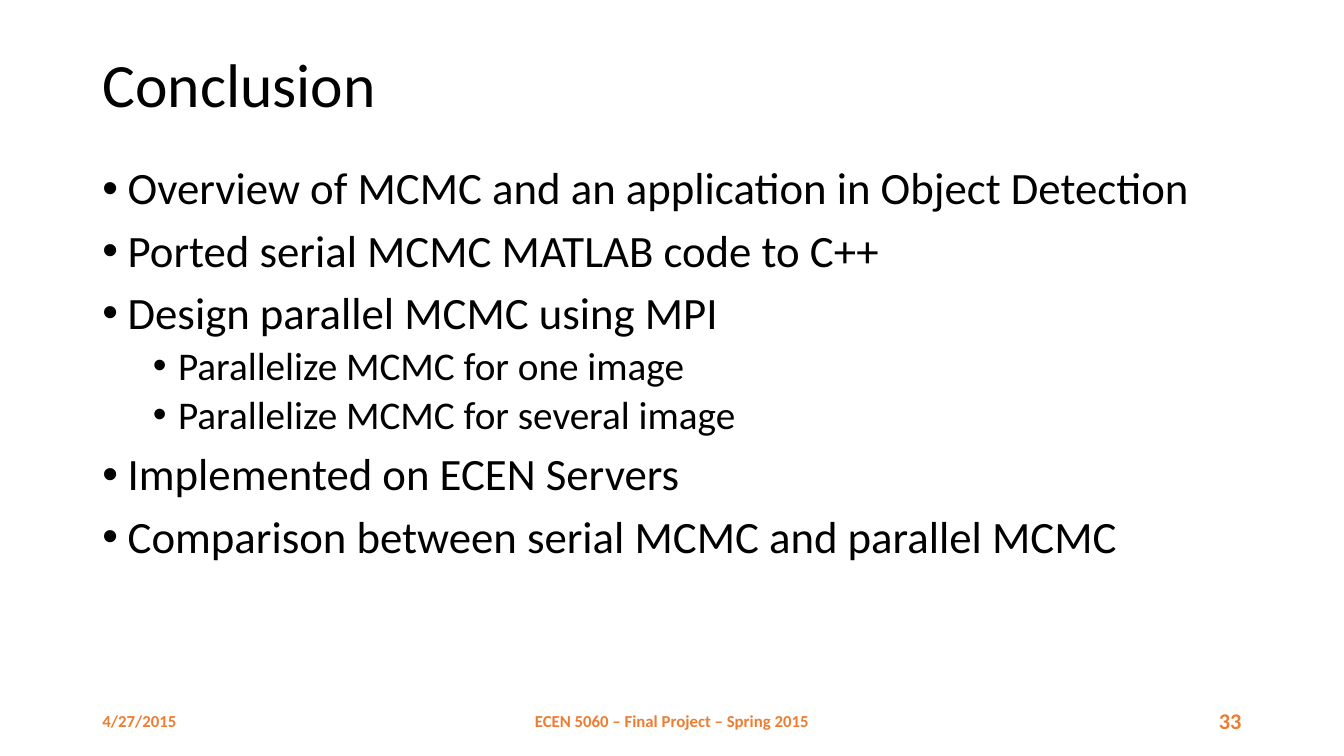
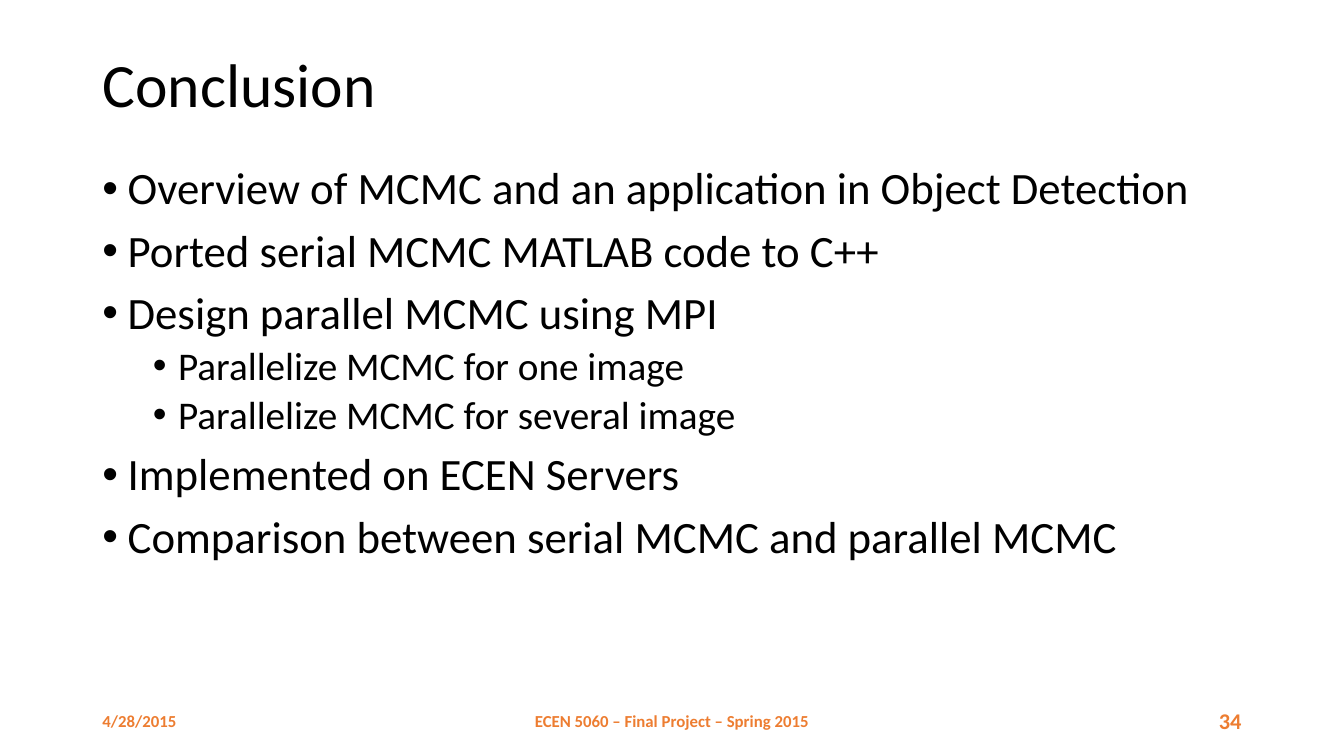
Before and after one commit to danhtuan/jdmcmc-mpi, a slide deck: slide 34 of report/Parallel MCMC.pptx (slide 33 before the commit). Drawn at 1344x756 pixels with LibreOffice and Linux fonts; fonts in the diff are those of the drawing; background and template pictures are left out. Boxes give left, top, right and bottom in pixels: in the first picture for what was removed or moved away, otherwise in the second. Text is boxed around its words. In the diff, an @@ line names an element or a change of style, - is before the commit and + after.

```diff
--- a/report/Parallel MCMC.pptx
+++ b/report/Parallel MCMC.pptx
@@ text at bbox=[102, 715, 176, 728]: text changed @@
-4/27/2015
+4/28/2015
@@ page number at bbox=[1219, 714, 1242, 729]: text changed @@
-33
+34
```
Also in this commit, not shown: 31 other slides changed, 2 slides added, 1 slide removed.
